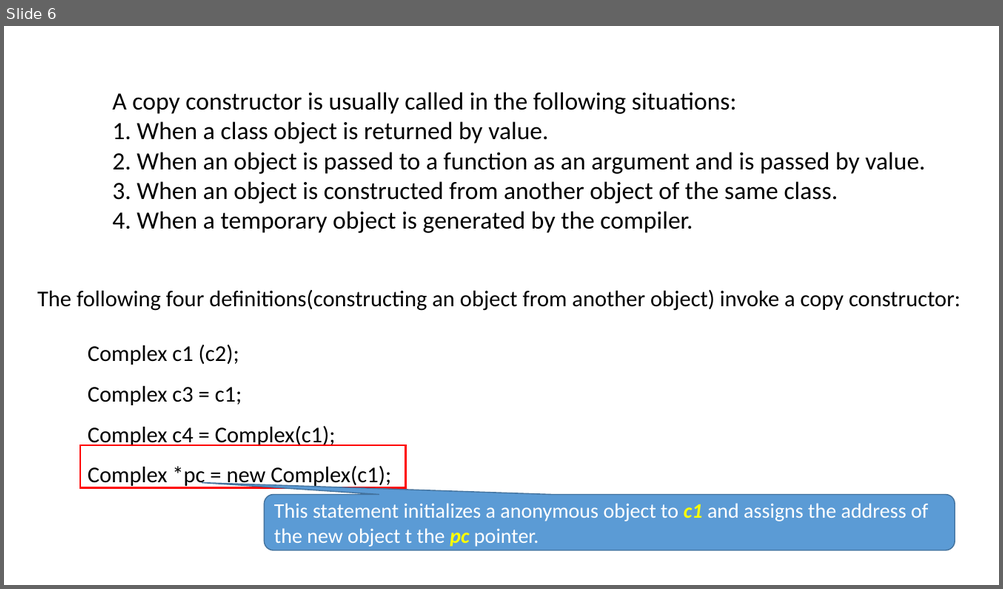
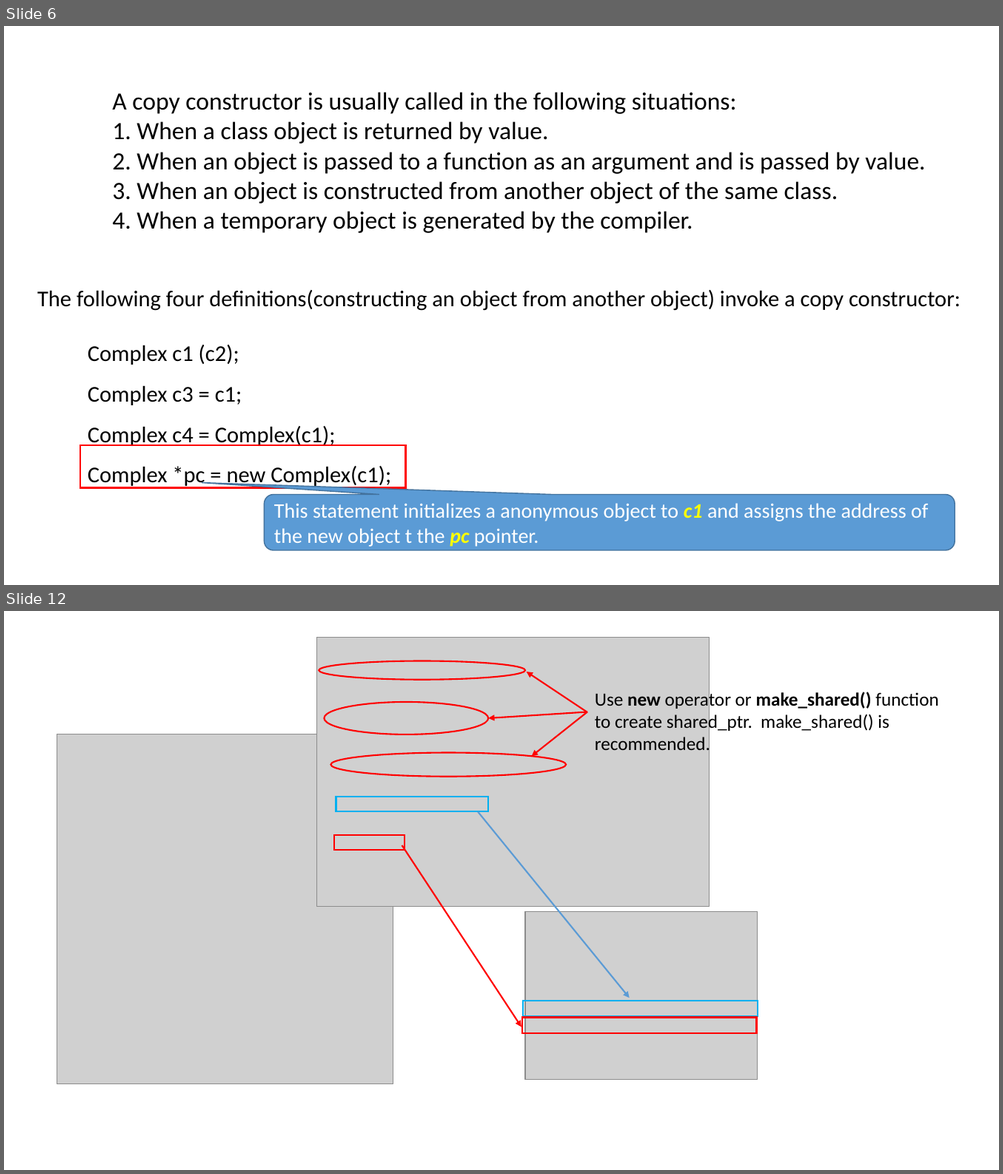
Before and after one commit to ShiqiYu/CPP, a slide deck: week11/Lab11.pptx. Shown one above the other, each under a label of ours: slide 6 before the commit, slides 6 and 12 after it; the slides between them are not shown. The pictures are 1003x589 and 1003x1174 pixels, drawn with LibreOffice and Linux fonts; fonts in the diff are those of the drawing; grey boxes stand for pictures; background and template pictures are left out. Boxes give left, top, right and bottom in pixels: in the first picture for what was removed or moved away, otherwise in the second. Text is boxed around its words. In the diff, an @@ line names an element or a change of style, - is before the commit and + after.

```diff
--- a/week11/Lab11.pptx
+++ b/week11/Lab11.pptx
@@ slide 12 added at [4,611,999,1170], background #FFFFFF @@
@@ picture added at [316,637,709,907] @@
@@ group added at [318,661,938,777]: 3 ellipses, 3 arrows, 1 text @@
+Use new operator or make_shared() function
+to create shared_ptr. make_shared() is
+recommended.
@@ picture added at [57,735,393,1085] @@
@@ rectangle added at [336,797,488,812], outline #00B0F0 1.5 pt @@
@@ arrow added from (478, 812) to (629, 998), #5B9BD5 1.5 pt @@
@@ rectangle added at [335,834,404,850], outline #FF0000 1.5 pt @@
@@ arrow added from (401, 846) to (521, 1028), #FF0000 1.5 pt @@
@@ picture added at [525,912,757,1080] @@
@@ rectangle added at [523,1000,757,1017], outline #00B0F0 1.5 pt @@
@@ rectangle added at [522,1017,756,1034], outline #FF0000 1.5 pt @@
```
Also in this commit, not shown: 5 slides changed, 3 other slides added, 2 slides removed, 1 other file.
